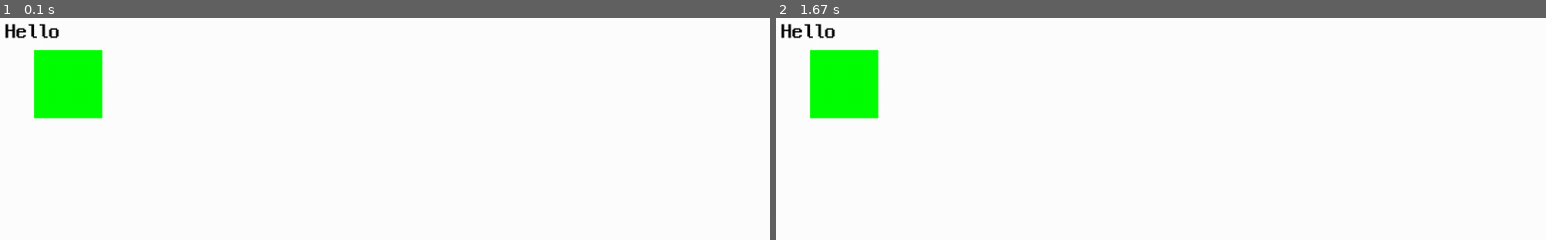
Above: before the commit, frames 1-2 (left to right).
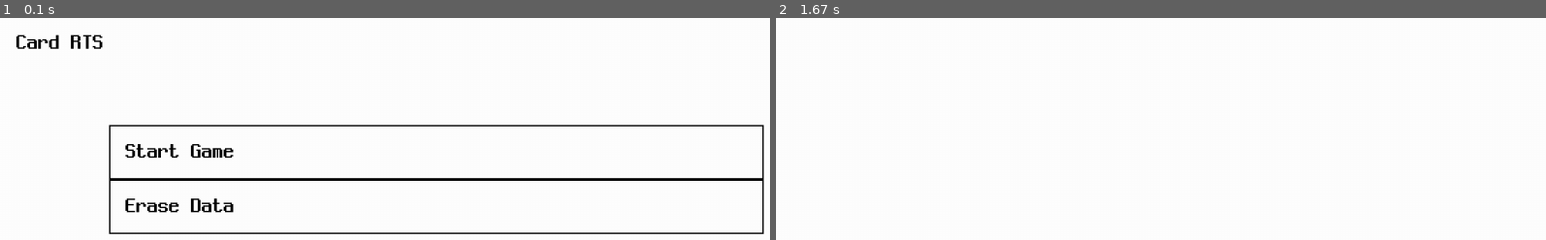
Above: after the commit, the same moments.

Repository: pupungeggang4/Python-Playground
Game: pygame game, started from CardRTS/Game/main.py
The game is run twice, just before and just after one commit, with the same random seed, the same clock (stepped at 60 frames per second) and the same inputs.
Inputs (mouse positions are in pixels of both pictures, inside the frame that each line leads up to):
- Up to frame 1 (0.1 s): no input
- Up to frame 2 (1.67 s): click (1214, 151) at 0.38 s, where only the run after the commit has a clickable "Start Game"; tap Enter at 0.67 s

The runs differ from the first frame. In frame 1, 7.0% of the frame differs, in the area x 0-100%, y 2-98%; in frame 2, 3.0%.

Commit message:
RTS Start

Diff:
--- a/CardRTS/Game/main.py
+++ b/CardRTS/Game/main.py
@@ -1,7 +1,7 @@
 import pygame
 import sys
 
-import primitive as p
+from primitive import *
 
 import res
 import var
@@ -32,6 +32,23 @@
             pygame.quit()
             sys.exit()
 
+        if event.type == pygame.MOUSEBUTTONUP:
+            mouse = pygame.mouse.get_pos()
+            pos = Vector2D(mouse[0], mouse[1])
+            button = event.button
+
+            if var.scene == 'title':
+                scenetitle.mouse_up(pos, button)
+
+            if var.scene == 'level_select':
+                scenelevelselect.mouse_up(pos, button)
+
+            if var.scene == 'battle':
+                scenebattle.mouse_up(pos, button)
+
+        if event.type == pygame.KEYDOWN:
+            pass
+
 def handle_scene():
     if var.scene == 'title':
         scenetitle.loop()
--- a/CardRTS/Game/physics.py
+++ b/CardRTS/Game/physics.py
@@ -0,0 +1,4 @@
+from primitive import *
+
+def point_inside_rect_ui(point, rect):
+    return point.x > rect[0] and point.x < rect[0] + rect[2] and point.y > rect[1] and point.y < rect[1] + rect[3]
--- a/CardRTS/Game/primitive.py
+++ b/CardRTS/Game/primitive.py
@@ -1,8 +1,13 @@
+import math
+
 class Vector2D():
     def __init__(self, x, y):
         self.x = x
         self.y = y
 
+    def distance(self, vec):
+        return math.sqrt((vec.x - self.x) ** 2 + (vec.y - self.y) ** 2)
+
 class Rect2D():
     def __init__(self, x, y, w, h):
         self.position = Vector2D(x, y)
--- a/CardRTS/Game/render.py
+++ b/CardRTS/Game/render.py
@@ -1,7 +1,11 @@
 import pygame
+import var
 
-def render_rect(sur, color, rect):
-    pygame.draw.rect(sur, color, [rect.position.x - rect.size.x / 2, rect.position.y - rect.size.y / 2, rect.size.x, rect.size.y])
+def draw_rect(color, rect, width = 0):
+    pygame.draw.rect(var.screen, color, rect, width)
 
-def render_text(sur, font, color, text, pos):
-    sur.blit(font.render(text, False, color), [pos[0], pos[1]])
+def render_rect_center(color, rect):
+    pygame.draw.rect(var.screen, color, [rect.position.x - rect.size.x / 2, rect.position.y - rect.size.y / 2, rect.size.x, rect.size.y])
+
+def render_rect_center_cam(color, rect, camera):
+    pygame.draw.rect(var.screen, color, [rect.position.x - rect.size.x / 2 - camera.x, rect.position.y - rect.size.y / 2, rect.size.x, rect.size.y - camera.y])
--- a/CardRTS/Game/res.py
+++ b/CardRTS/Game/res.py
@@ -1 +1,4 @@
+COLOR_BLACK = [0, 0, 0]
+COLOR_WHITE = [255, 255, 255]
+
 font_neodgm_32 = None
--- a/CardRTS/Game/scenelevelselect.py
+++ b/CardRTS/Game/scenelevelselect.py
@@ -0,0 +1,19 @@
+import pygame
+
+from render import *
+from primitive import *
+from ui import UI
+
+import res
+import var
+import const
+
+def loop():
+    display()
+
+def display():
+    var.screen.fill(res.COLOR_WHITE)
+    pygame.display.flip()
+
+def mouse_up(pos, button):
+    pass
--- a/CardRTS/Game/scenetitle.py
+++ b/CardRTS/Game/scenetitle.py
@@ -1,20 +1,28 @@
 import pygame
 
-import render as r
+from render import *
+from primitive import *
+from ui import UI
+
+import physics
 
 import res
 import var
 import const
-import primitive as p
-
-class Var():
-    a = p.Rect2D(100, 100, 100, 100)
 
 def loop():
     display()
 
 def display():
-    var.screen.fill((255, 255, 255))
-    r.render_rect(var.screen, (0, 255, 0), Var.a)
-    r.render_text(var.screen, res.font_neodgm_32, (0, 0, 0), 'Hello', [8, 8])
+    var.screen.fill(res.COLOR_WHITE)
+    var.screen.blit(res.font_neodgm_32.render('Card RTS', False, res.COLOR_BLACK), UI.Title.text_title)
+    draw_rect(res.COLOR_BLACK, UI.Title.button_start, 2)
+    var.screen.blit(res.font_neodgm_32.render('Start Game', False, res.COLOR_BLACK), UI.Title.text_start)
+    draw_rect(res.COLOR_BLACK, UI.Title.button_erase, 2)
+    var.screen.blit(res.font_neodgm_32.render('Erase Data', False, res.COLOR_BLACK), UI.Title.text_erase)
     pygame.display.flip()
+
+def mouse_up(pos, button):
+    if button == 1:
+        if physics.point_inside_rect_ui(pos, UI.Title.button_start):
+            var.scene = 'level_select'
--- /dev/null
+++ b/CardRTS/Game/ui.py
@@ -0,0 +1,7 @@
+class UI():
+    class Title():
+        text_title = [24, 24]
+        text_start = [184, 184]
+        button_start = [160, 160, 960, 80]
+        text_erase = [184, 264]
+        button_erase = [160, 240, 960, 80]
